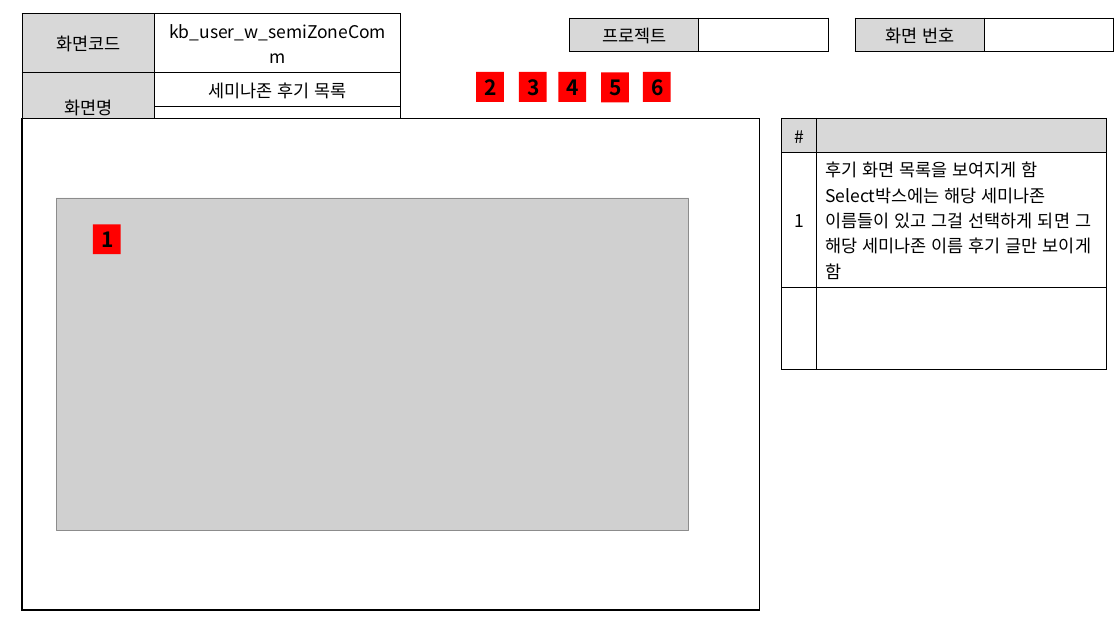
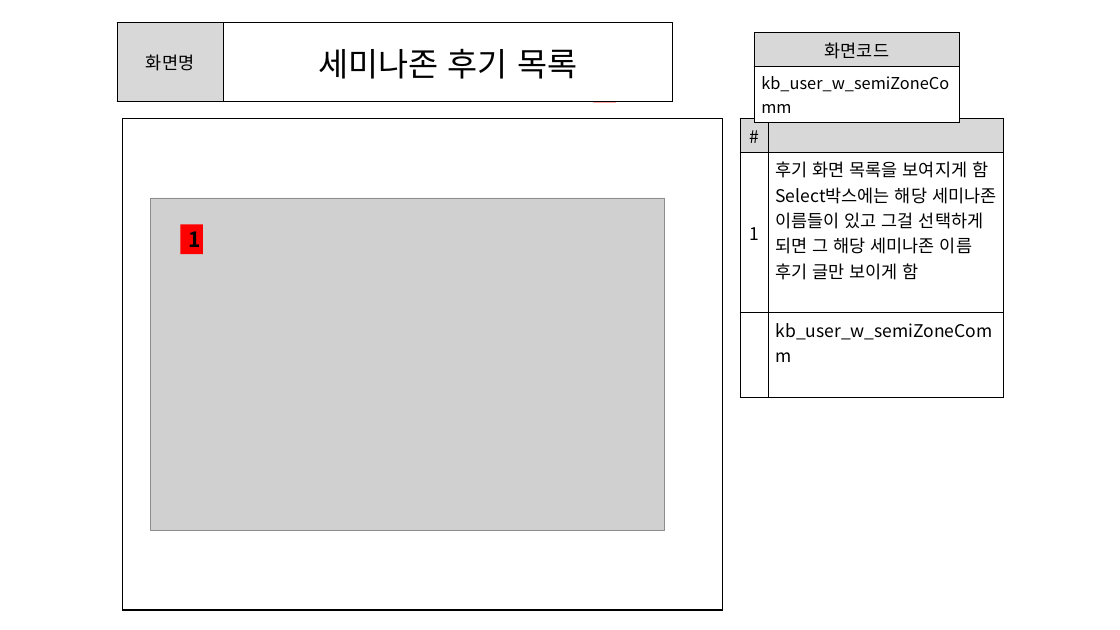
Before and after one commit to ezenteam2/e-Zone, a slide deck: slide 10 of 0 발표용 파워포인트/project05 - 파워포인트 종합 - 기범.pptx. Drawn at 1120x630 pixels with LibreOffice and Linux fonts; fonts in the diff are those of the drawing; grey boxes stand for pictures. Boxes give left, top, right and bottom in pixels: in the first picture for what was removed or moved away, otherwise in the second. Text is boxed around its words. In the diff, an @@ line names an element or a change of style, - is before the commit and + after.

```diff
--- a/0 발표용 파워포인트/project05 - 파워포인트 종합 - 기범.pptx
+++ b/0 발표용 파워포인트/project05 - 파워포인트 종합 - 기범.pptx
@@ table at (x1=118, y1=23, x2=673, y2=102) @@
-row 1: 화면코드 | kb_user_w_semiZoneComm
-row 3:  | 
@@ table resized from (x1=22, y1=13, x2=401, y2=123) to (x1=118, y1=23, x2=673, y2=102) @@
@@ table removed at (x1=570, y1=18, x2=828, y2=48), 1 rows, 2 columns @@
-프로젝트 | 
@@ table removed at (x1=855, y1=18, x2=1114, y2=48), 1 rows, 2 columns @@
-화면 번호 | 
@@ table added at (x1=755, y1=33, x2=960, y2=96), 2 rows, 1 columns @@
+화면코드
+kb_user_w_semiZoneComm
@@ text "2" rewrapped from (x1=476, y1=72, x2=504, y2=102) to (x1=500, y1=74, x2=512, y2=79) @@
@@ text "3" rewrapped from (x1=519, y1=72, x2=547, y2=102) to (x1=535, y1=74, x2=547, y2=79) @@
@@ text "4" rewrapped from (x1=559, y1=72, x2=586, y2=102) to (x1=567, y1=74, x2=579, y2=79) @@
@@ text "5" rewrapped from (x1=602, y1=72, x2=629, y2=102) to (x1=602, y1=71, x2=614, y2=101) @@
@@ text "6" rewrapped from (x1=643, y1=72, x2=670, y2=102) to (x1=636, y1=71, x2=648, y2=101) @@
@@ rectangle resized from (x1=22, y1=118, x2=760, y2=610) to (x1=123, y1=118, x2=723, y2=610) @@
@@ table at (x1=740, y1=118, x2=1004, y2=368) @@
-row 3, column 2: 
+row 3, column 2: kb_user_w_semiZoneComm
@@ table resized from (x1=782, y1=118, x2=1107, y2=347) to (x1=740, y1=118, x2=1004, y2=368) @@
@@ picture resized from (x1=56, y1=198, x2=689, y2=531) to (x1=150, y1=198, x2=665, y2=531) @@
@@ rectangle "1" resized from (x1=92, y1=224, x2=120, y2=254) to (x1=181, y1=224, x2=203, y2=254) @@
```
Also in this commit, not shown: 15 other slides changed.
